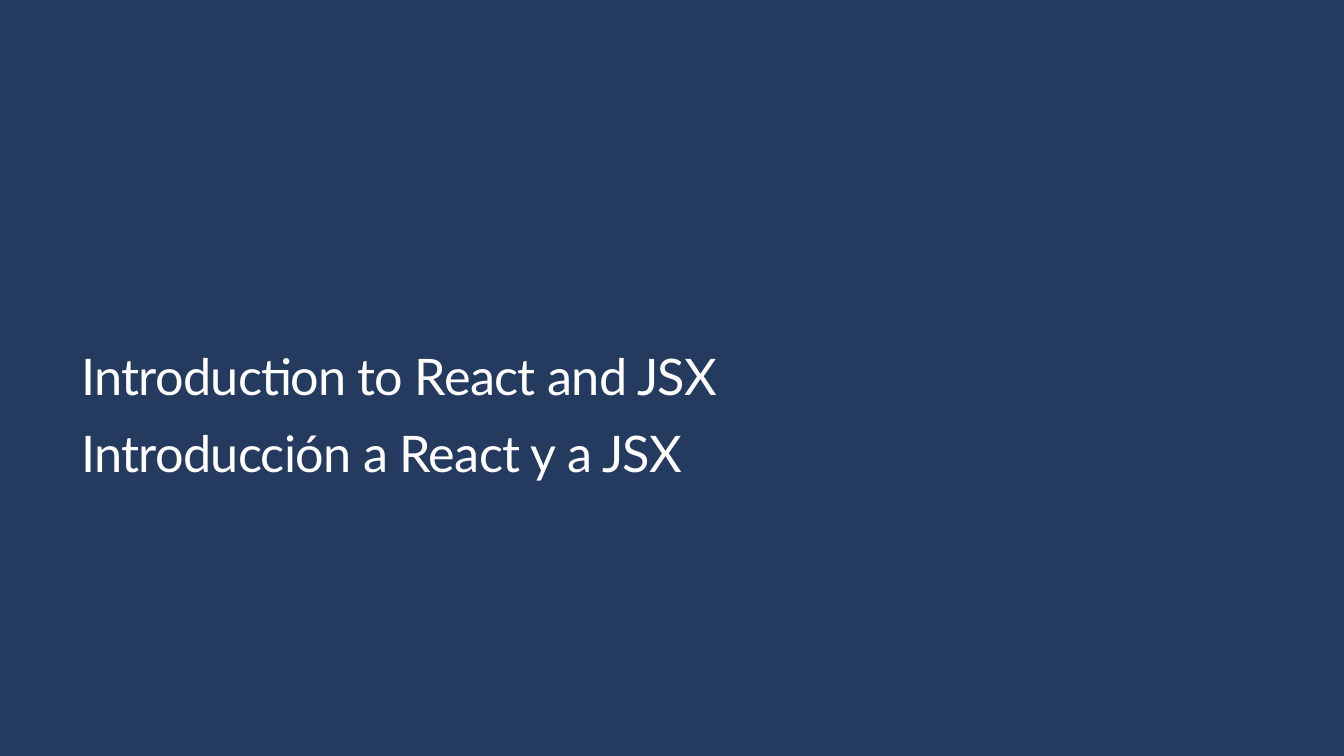
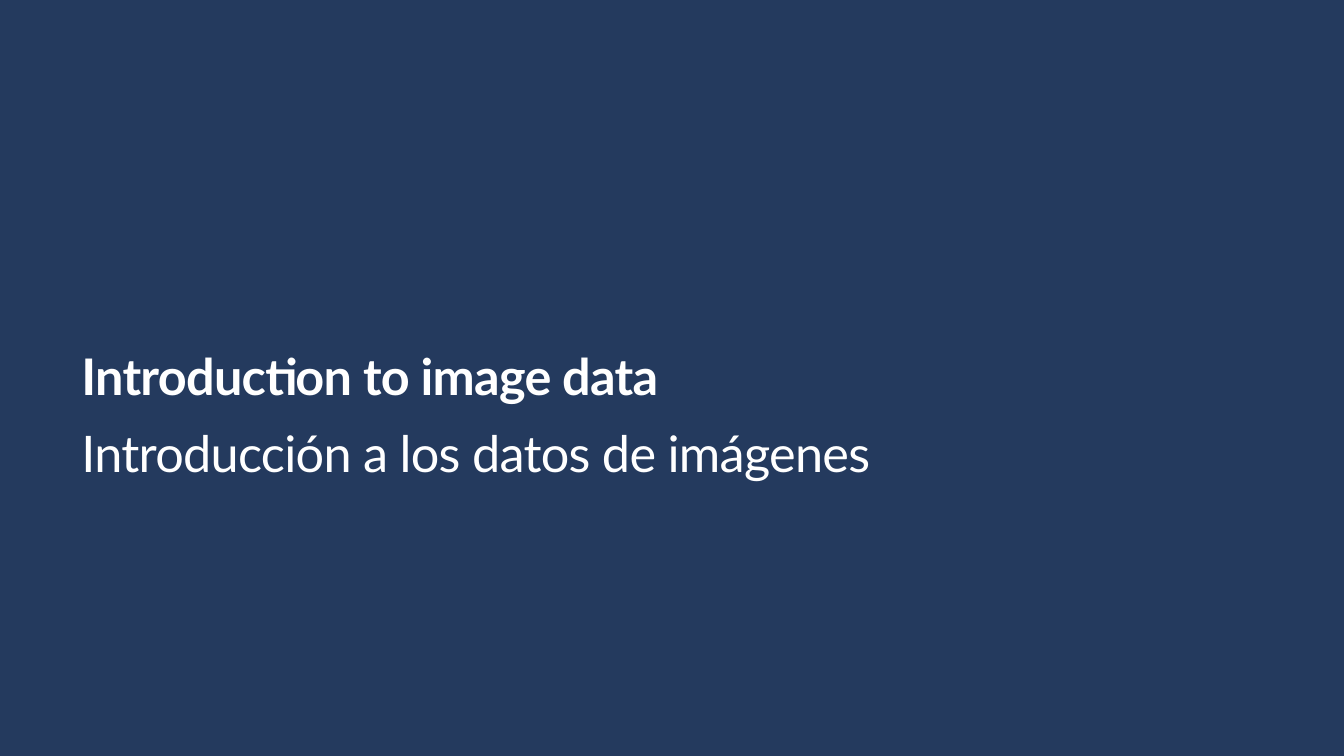
Before and after one commit to Gilberto-Guzman-Student-Ambassadors/Introduction_to_Computer_Vision_with_TensorFlow, a slide deck: slide 5 of presentation/slides.pptx. Drawn at 1344x756 pixels with LibreOffice and Linux fonts; fonts in the diff are those of the drawing; background and template pictures are left out. Boxes give left, top, right and bottom in pixels: in the first picture for what was removed or moved away, otherwise in the second. Text is boxed around its words. In the diff, an @@ line names an element or a change of style, - is before the commit and + after.

```diff
--- a/presentation/slides.pptx
+++ b/presentation/slides.pptx
@@ text at (x1=81, y1=357, x2=658, y2=404): text changed; bold on @@
-Introduction to React and JSX
+Introduction to image data
@@ text at (x1=81, y1=435, x2=871, y2=481): text changed @@
-Introducción a React y a JSX
+Introducción a los datos de imágenes
```
Also in this commit, not shown: 4 slides added.
